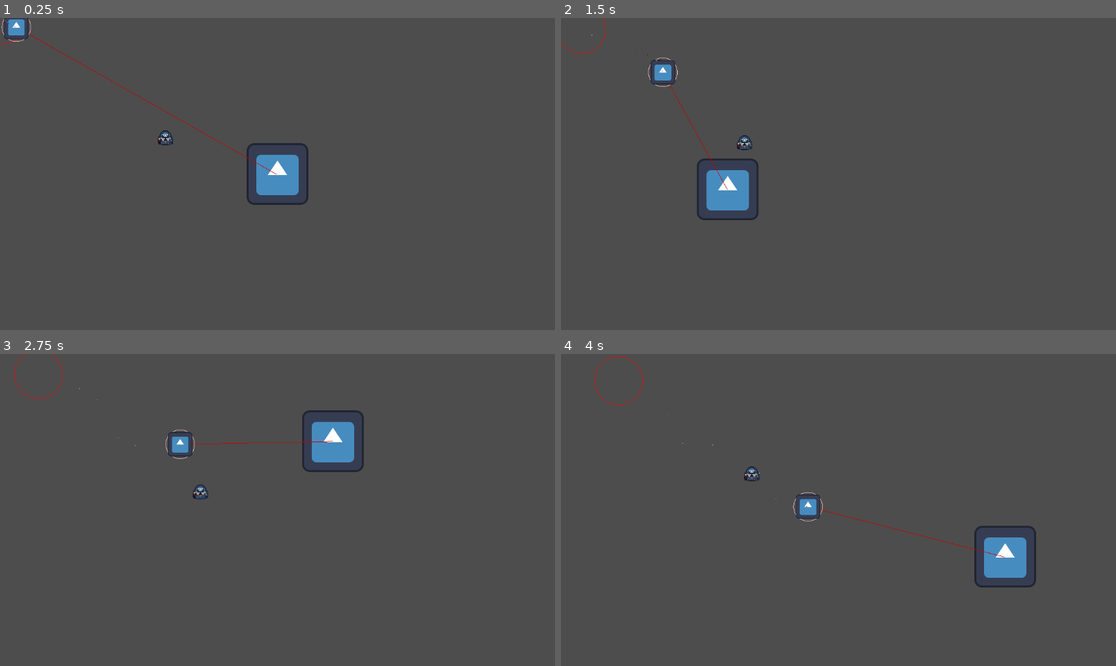
Above: before the commit, frames 1-4 (two rows, left to right).
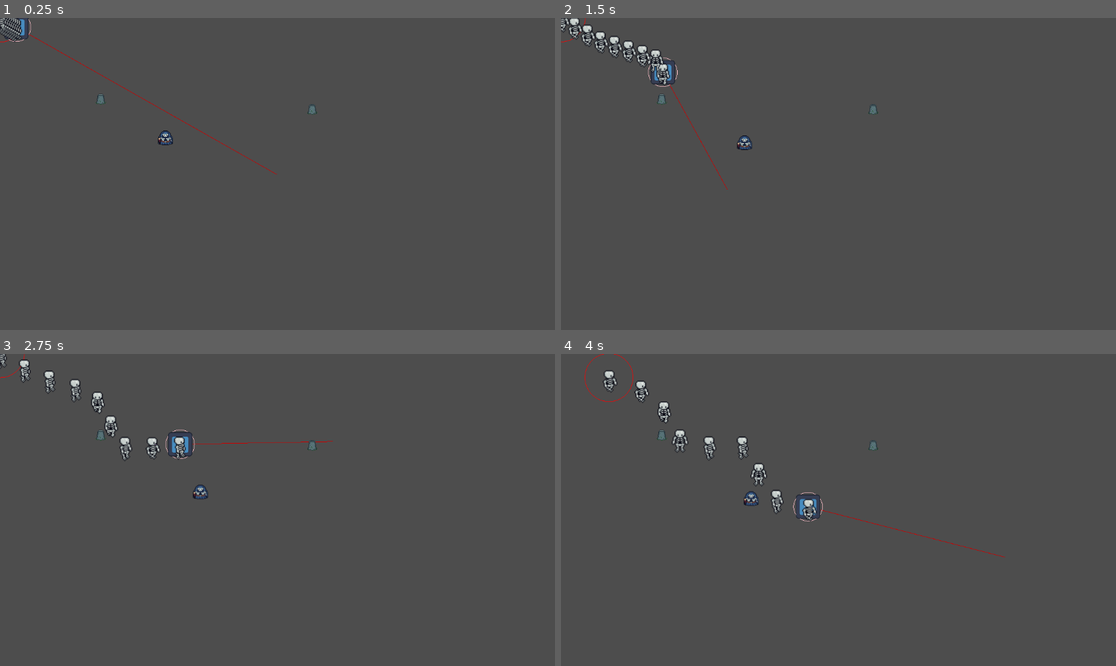
Above: after the commit, the same moments.

Repository: iris-nkhn/Mini-Jam-208
Game: Godot game, scene res://scenes/root.tscn
Two runs of this game, one before a commit and one after it. Both use one fixed random seed, a clock stepped at 60 frames per second and the inputs below. The engine's default icon, where the game draws it, is replaced by a stand-in: a white triangle on a blue panel in a dark square.
Inputs (mouse positions are in pixels of both pictures, inside the frame that each line leads up to):
- Up to frame 1 (0.25 s): no input
- Up to frame 2 (1.5 s): move the mouse to (960, 158) at 0.52 s; hold D (Right) 0.53-1.28 s; move the mouse to (727, 189) at 1.27 s; hold S (Down) from 1.28 s (still down)
- Up to frame 3 (2.75 s): move the mouse to (333, 441) at 2.02 s; release S (Down) at 2.03 s; hold D (Right) from 2.03 s (still down)
- Up to frame 4 (4 s): move the mouse to (810, 572) at 2.77 s; release D (Right) at 2.78 s; hold W (Up) 2.78-3.53 s; move the mouse to (1005, 556) at 3.52 s; hold A (Left) from 3.53 s (still down)

The runs differ from the first frame. In frame 1, 1.5% of the frame differs, in the area x 0-58%, y 0-60%; in frame 2, 2.3%; in frame 3, 2.2%; in frame 4, 2.6%, in the area x 4-86%, y 0-75%.

Commit message:
functional snake + animations

Diff:
--- a/project.godot
+++ b/project.godot
@@ -47,6 +47,12 @@
 ]
 }
 
+[layer_names]
+
+2d_physics/layer_1="Player"
+2d_physics/layer_2="Enemies"
+2d_physics/layer_3="Terrain"
+
 [physics]
 
 3d/physics_engine="Jolt Physics"
--- a/scenes/banner/banner.tscn
+++ b/scenes/banner/banner.tscn
@@ -1,10 +1,8 @@
 [gd_scene format=3 uid="uid://nlc7wmk4ddmy"]
 
 [ext_resource type="Script" uid="uid://c3b1qba7dlii" path="res://scenes/banner/banner.gd" id="1_yrcs6"]
-[ext_resource type="Texture2D" uid="uid://bfkdovg11bbud" path="res://icon.svg" id="2_aarb0"]
 
 [node name="Banner" type="Node2D" unique_id=402454794]
 script = ExtResource("1_yrcs6")
 
 [node name="Sprite2D" type="Sprite2D" parent="." unique_id=2029213662]
-texture = ExtResource("2_aarb0")
--- /dev/null
+++ b/scenes/enemies/enemigo.gd
@@ -0,0 +1,11 @@
+extends StaticBody2D
+
+
+# Called when the node enters the scene tree for the first time.
+func _ready() -> void:
+	pass # Replace with function body.
+
+
+# Called every frame. 'delta' is the elapsed time since the previous frame.
+func _process(delta: float) -> void:
+	pass
--- /dev/null
+++ b/scenes/enemies/enemy.gd
@@ -0,0 +1,21 @@
+class_name Enemy extends StaticBody2D
+
+enum undead_types{NORMAL, SWORD, ARCHER, HALBERD}
+
+
+# Called when the node enters the scene tree for the first time.
+func _ready() -> void:
+
+	pass # Replace with function body.
+
+
+# Called every frame. 'delta' is the elapsed time since the previous frame.
+func _process(delta: float) -> void:
+
+	pass
+
+func turn_undead() -> undead_types:
+	print("TUMBA EN CIRCULO")
+	get_parent().queue_free()
+
+	return undead_types.NORMAL
--- /dev/null
+++ b/scenes/enemies/enemy.tscn
@@ -0,0 +1,14 @@
+[gd_scene format=3 uid="uid://dvalkvrcmkk4v"]
+
+[ext_resource type="Script" uid="uid://csh2qgqr8qpc7" path="res://scenes/enemies/enemy.gd" id="1_6xk8f"]
+
+[sub_resource type="CircleShape2D" id="CircleShape2D_6xk8f"]
+
+[node name="ENEMIGO" type="StaticBody2D" unique_id=1369882118]
+collision_layer = 2
+script = ExtResource("1_6xk8f")
+
+[node name="CollisionShape2D" type="CollisionShape2D" parent="." unique_id=1675349564]
+shape = SubResource("CircleShape2D_6xk8f")
+
+[node name="Enemy" type="Node2D" parent="." unique_id=1730699001]
--- /dev/null
+++ b/scenes/enemies/tombstone/tombstone.tscn
@@ -0,0 +1,11 @@
+[gd_scene format=3 uid="uid://bwtvbuq2bhvir"]
+
+[ext_resource type="Texture2D" uid="uid://cp8wcwxvxxf4g" path="res://assets/sprites/tombstone_sprite.png" id="1_h4egq"]
+[ext_resource type="PackedScene" uid="uid://dvalkvrcmkk4v" path="res://scenes/enemies/enemy.tscn" id="2_acp2b"]
+
+[node name="Tombstone" type="Node2D" unique_id=1036289464]
+
+[node name="Sprite2D" type="Sprite2D" parent="." unique_id=479688854]
+texture = ExtResource("1_h4egq")
+
+[node name="Enemy" parent="." unique_id=1730699001 instance=ExtResource("2_acp2b")]
--- a/scenes/follower/follower_1.gd
+++ b/scenes/follower/follower_1.gd
@@ -1,13 +1,76 @@
 extends Node2D
 
 @onready var controller = $Controller
+@onready var sprite = $Sprite2D
+@onready var animator = $Sprite2D/CharacterAnimationPlayer
+var direction : Vector2
+var last_pos : Vector2
+var i : float = 0
 # Called when the node enters the scene tree for the first time.
 func _ready() -> void:
 
 	pass # Replace with function body.
 
+func _draw() -> void:
+
+	draw_line(Vector2.ZERO,direction * 10,Color(0.792, 0.629, 0.92, 1.0))
+	pass
 
 # Called every frame. 'delta' is the elapsed time since the previous frame.
 func _process(delta: float) -> void:
 
+
+	i = i + delta
+
+	if i >= 0.05:
+		play_animation_direction(get_direction(last_pos))
+		i = 0
+
+	last_pos = global_position
 	pass
+
+func set_sprite(type : leader.undead_types) -> void:
+	if type==0:
+		sprite.texture = load("res://assets/characters/skelly_spritesheet.png")
+	if type==1:
+		sprite.texture = load("res://assets/characters/skelly_sword_spritesheet.png")
+	if type==2:
+		sprite.texture = load("res://assets/characters/skelly_archer_spritesheet.png")
+	if type==3:
+		sprite.texture = load("res://assets/characters/skelly_halberd_spritesheet.png")
+	pass
+
+func get_direction(pos : Vector2) -> String:
+	var A := pos # last position
+	var B := global_position # current position
+	var direction := B - A
+	direction = direction.normalized()
+	self.direction = direction
+
+	var angle = direction.angle()
+	var cos_angle = rad_to_deg(cos(angle))
+	var sin_angle = rad_to_deg(sin(angle))
+	queue_redraw()
+
+	var abs_sin = abs(sin_angle)
+	var abs_cos = abs(cos_angle)
+  # up and down are switched for me because I'm actually playing an animation, and the animation points up or down when moving down or up, respectively
+	if abs_cos > abs_sin: # if direction is mostly lateral
+		if cos_angle > 0:
+			return "Right"
+		else:
+			return "Left"
+	else:
+		if sin_angle < 0:
+			return "Up"
+		else:
+			return "Down"
+func play_animation_direction(direction : String) -> void:
+	if direction == "Left":
+		animator.play("move_left")
+	if direction == "Right":
+		animator.play("move_right")
+	if direction == "Up":
+		animator.play("move_up")
+	if direction == "Down":
+		animator.play("move_down")
--- a/scenes/follower/follower_1.tscn
+++ b/scenes/follower/follower_1.tscn
@@ -1,6 +1,7 @@
 [gd_scene format=3 uid="uid://c3a7ai6m6vb70"]
 
 [ext_resource type="Texture2D" uid="uid://d0rurjs1si8ow" path="res://assets/characters/skelly_spritesheet.png" id="1_b5sj2"]
+[ext_resource type="Script" uid="uid://i5035gcsyrnn" path="res://scenes/follower/follower_1.gd" id="1_bhxwe"]
 [ext_resource type="Script" uid="uid://bmulpyo3hugri" path="res://scenes/follower/area_2d.gd" id="2_b5sj2"]
 
 [sub_resource type="Animation" id="Animation_bhxwe"]
@@ -341,15 +342,18 @@
 states/move_blend_space/node = SubResource("AnimationNodeBlendSpace2D_v7p8g")
 states/move_blend_space/position = Vector2(664, 164)
 transitions = ["Start", "idle_blend_space", SubResource("AnimationNodeStateMachineTransition_wtktj"), "idle_blend_space …(578 unchanged characters)…
+graph_offset = Vector2(0, -40.35391)
 
 [sub_resource type="CircleShape2D" id="CircleShape2D_s2ble"]
 radius = 20.0
 
 [node name="Follower1" type="PathFollow2D" unique_id=491673986]
+rotates = false
 loop = false
+script = ExtResource("1_bhxwe")
 
 [node name="Sprite2D" type="Sprite2D" parent="." unique_id=1435422461]
-scale = Vector2(0.1, 0.1)
+scale = Vector2(2, 2)
 texture = ExtResource("1_b5sj2")
 hframes = 12
 vframes = 4
--- a/scenes/leader/body.gd
+++ b/scenes/leader/body.gd
@@ -1,4 +1,4 @@
-extends CharacterBody2D
+class_name leader extends CharacterBody2D
 
 #esto es un global coords
 var goal : Vector2
@@ -7,6 +7,8 @@
 var tail : Array[PathFollow2D]
 var debug_color : Color = Color(0.808, 0.0, 0.0, 1.0)
 var path : Curve2D = Curve2D.new()
+enum undead_types{NORMAL, SWORD, ARCHER, HALBERD}
+
 @onready var enclosed_area : Area2D = $Area2D
 # Called when the node enters the scene tree for the first time.
 func _ready() -> void:
@@ -21,9 +23,7 @@
 # Called every frame. 'delta' is the elapsed time since the previous frame.
 func _process(delta: float) -> void:
 	update_tail()
-	path.add_point(position)
-	if path.point_count > 300:
-		path.remove_point(0)
+
 	queue_redraw()
 
 
@@ -53,24 +53,31 @@
 func goal_local() -> Vector2:
 	return to_local(goal)
 
-func new_segment() -> Node2D:
+func new_segment(undead_type : undead_types) -> Node2D:
 	var scene = load("res://scenes/follower/follower_1.tscn")
 	scene = scene.instantiate()
-
+	tail.append(scene)
+	$Path2D.add_child(scene)
+	scene.set_sprite(undead_type)
 	return scene
 
 func initialize_tail() -> void:
 	for i in segments - 1 :
-		var segment : PathFollow2D = new_segment()
-		tail.append(segment)
-		$Path2D.add_child(segment)
+		var segment : PathFollow2D = new_segment(undead_types.NORMAL)
+
 		segment.set_progress(16 * i)
 
 
 func update_tail() -> void:
+	#set progress of each part
 	for i in tail.size():
-		tail[i].progress_ratio = 1 - 0.10 * i
+		var progress = 1 - (i * 1.0/(tail.size() -1))
+		tail[i].progress_ratio = progress
 
+	#change line
+	path.add_point(position)
+	if path.point_count > 200:
+		path.remove_point(0)
 
 func check_closed_loop() -> bool:
 	var A = path.get_closest_point(position)
@@ -89,17 +96,25 @@
 	var points = path.get_baked_points()
 	var polygon : CollisionPolygon2D = CollisionPolygon2D.new()
 	polygon.set_polygon(points)
-	enclosed_area.add_child(polygon)
+	enclosed_area.call_deferred("add_child",polygon)
+
 	var body_list = enclosed_area.get_overlapping_bodies()
 	for i in body_list:
-		if i.is_class("grave"):
-			var grave_type
-			remove_grave(i)
-			revive(grave_type)
+		print(i.name)
+		if i.is_class("enemy"):
+			var grave_type = i.turn_undead()
+
+	check_within()
 
 	pass
-func remove_grave(a) -> void:
-	pass
+func check_within() -> void:
+	var polygon = enclosed_area.get_child(0)
+	var body_list = enclosed_area.get_overlapping_bodies()
+	for i in body_list:
+		print(i.get_class())
+		if i is Enemy:
 
-func revive(b) -> void:
-	pass
+			var grave_type = i.turn_undead()
+			new_segment(grave_type)
+	if polygon != null:
+		polygon.queue_free()
--- a/scenes/leader/leader.tscn
+++ b/scenes/leader/leader.tscn
@@ -7,10 +7,10 @@
 [sub_resource type="CircleShape2D" id="CircleShape2D_jbwig"]
 
 [sub_resource type="Curve2D" id="Curve2D_mnww2"]
+bake_interval = 30.0
 
 [node name="Leader" type="CharacterBody2D" unique_id=1288376457]
 rotation = 0.002458863
-collision_layer = 0
 collision_mask = 0
 script = ExtResource("1_mnww2")
 
@@ -29,5 +29,8 @@
 curve = SubResource("Curve2D_mnww2")
 
 [node name="Area2D" type="Area2D" parent="." unique_id=575253066]
+top_level = true
+collision_layer = 0
+collision_mask = 2
 
 [node name="AnimationPlayer" type="AnimationPlayer" parent="." unique_id=155577314]
--- a/scenes/root.tscn
+++ b/scenes/root.tscn
@@ -2,6 +2,7 @@
 
 [ext_resource type="PackedScene" uid="uid://cq6bsdr6wjdp6" path="res://scenes/necro/necro.tscn" id="1_j5px3"]
 [ext_resource type="Texture2D" uid="uid://dkagkyf12bu0v" path="res://assets/characters/necrolord_spritesheet.png" id="2_twpsu"]
+[ext_resource type="PackedScene" uid="uid://bwtvbuq2bhvir" path="res://scenes/enemies/tombstone/tombstone.tscn" id="3_lrqlo"]
 
 [sub_resource type="AtlasTexture" id="AtlasTexture_lrqlo"]
 atlas = ExtResource("2_twpsu")
@@ -47,3 +48,9 @@
 [node name="AnimatedSprite2D" type="AnimatedSprite2D" parent="Necro" unique_id=2053515525]
 sprite_frames = SubResource("SpriteFrames_j287u")
 frame_progress = 0.62341744
+
+[node name="Tombstone" parent="." unique_id=1036289464 instance=ExtResource("3_lrqlo")]
+position = Vector2(209, 167)
+
+[node name="Tombstone2" parent="." unique_id=821183817 instance=ExtResource("3_lrqlo")]
+position = Vector2(648, 188)
Not shown, added: scenes/enemies/enemigo.gd.uid
Not shown, added: scenes/enemies/enemy.gd.uid
